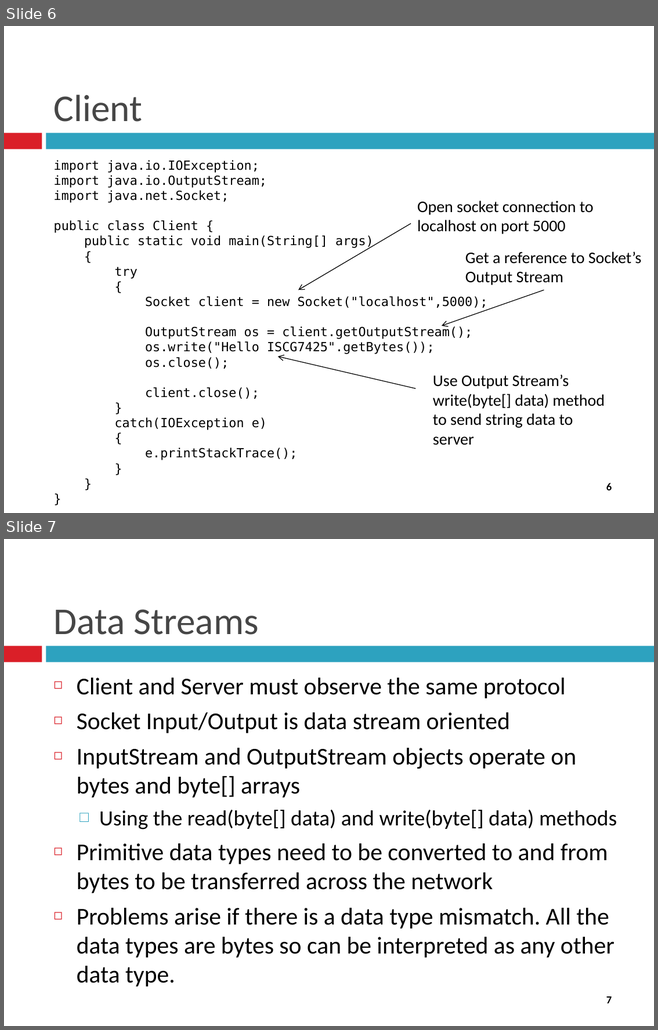
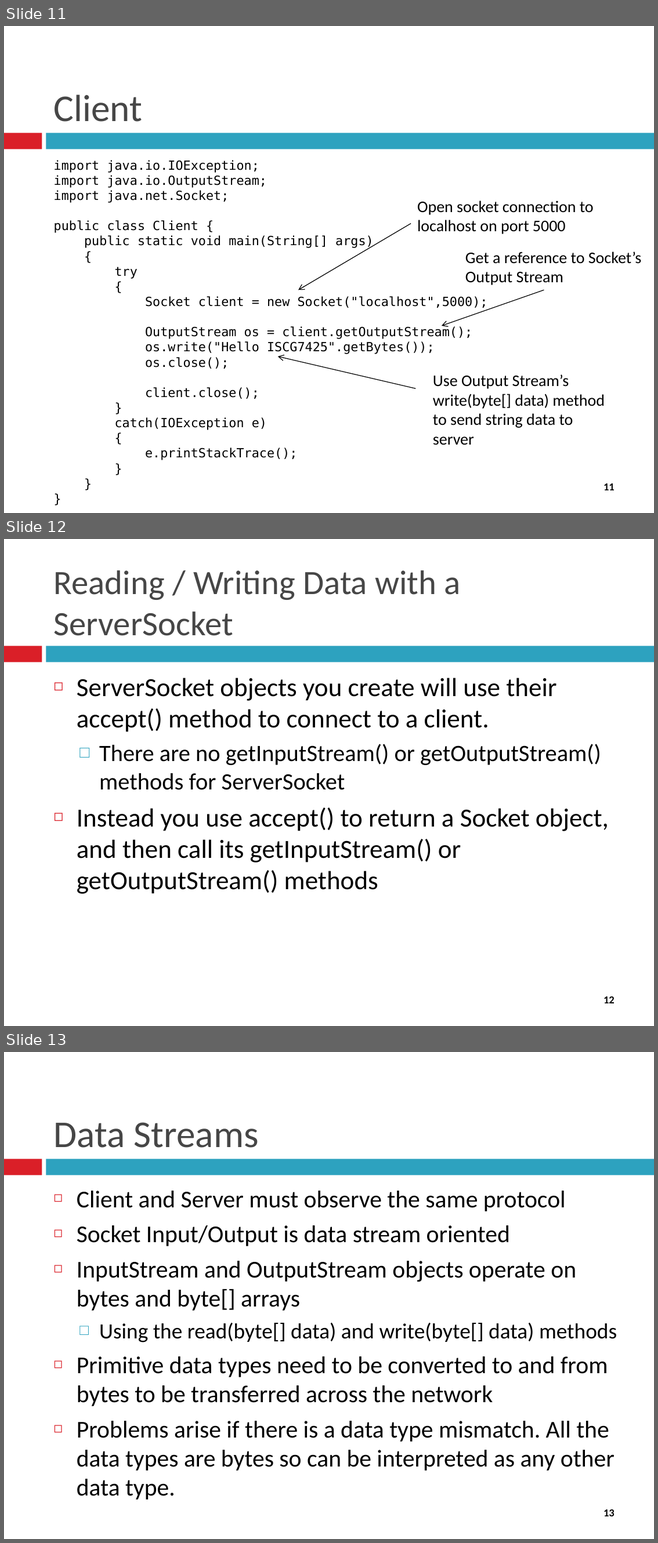
Before and after one commit to gareththomasnz/JAVAEE_Asst2, a slide deck: Documents/Week 5/Socket Programming.pptx. Shown one above the other, each under a label of ours: slides 6 and 7 before the commit, slides 11, 12 and 13 after it. The pictures are 658x1030 and 658x1543 pixels, drawn with LibreOffice and Linux fonts; fonts in the diff are those of the drawing. Boxes give left, top, right and bottom in pixels: in the first picture for what was removed or moved away, otherwise in the second. Text is boxed around its words. In the diff, an @@ line names an element or a change of style, - is before the commit and + after.

```diff
--- a/Documents/Week 5/Socket Programming.pptx
+++ b/Documents/Week 5/Socket Programming.pptx
@@ slide 12 added at box(4, 539, 654, 1026), background #FFFFFF; not listed: 3 template elements that a slide beside it also shows @@
@@ title added at box(54, 570, 460, 636), 37.8 pt, text #464646 @@
+Reading / Writing Data with a ServerSocket
@@ text added at box(76, 678, 608, 894), 29 pt, text #000000 @@
+◻ ServerSocket objects you create will use their accept() method to connect to a client.
+  □ There are no getInputStream() or getOutputStream() methods for ServerSocket
+◻ Instead you use accept() to return a Socket object, and then call its getInputStream() or getOutputStream() methods
@@ what was slide 6 is now slide 11 @@
@@ page number at box(603, 484, 614, 491): text changed @@
-6
+11
@@ what was slide 7 is now slide 13 @@
@@ page number at box(603, 1510, 614, 1517): text changed @@
-7
+13
```
Also in this commit, not shown: 1 slide changed, 6 other slides added, 20 other files.
